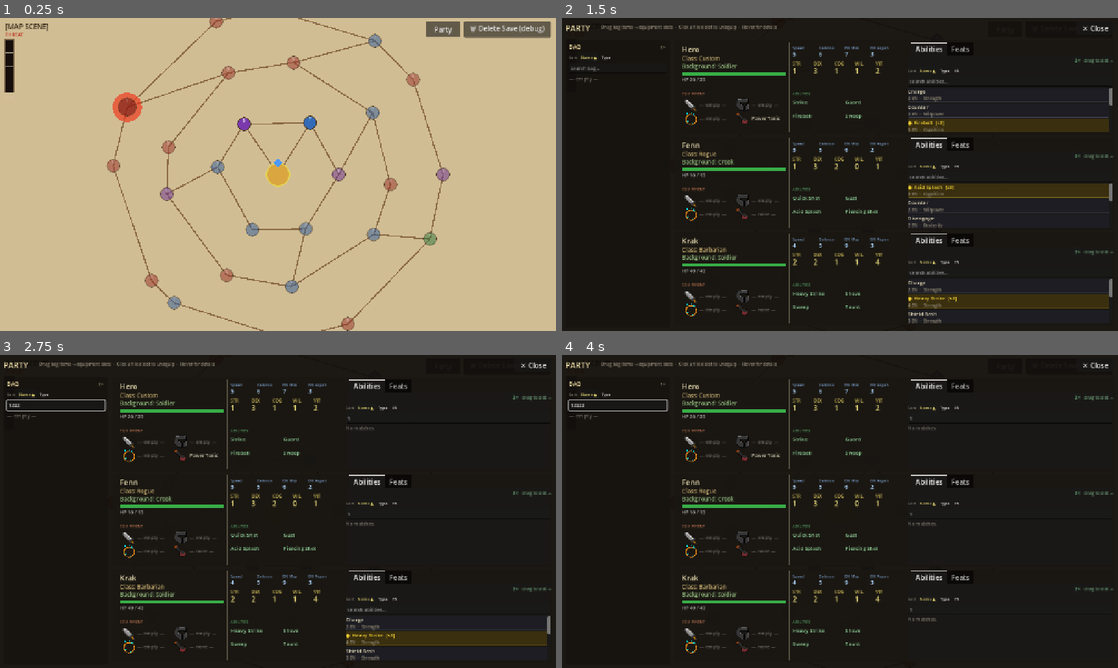
Above: before the commit, frames 1-4 (two rows, left to right).
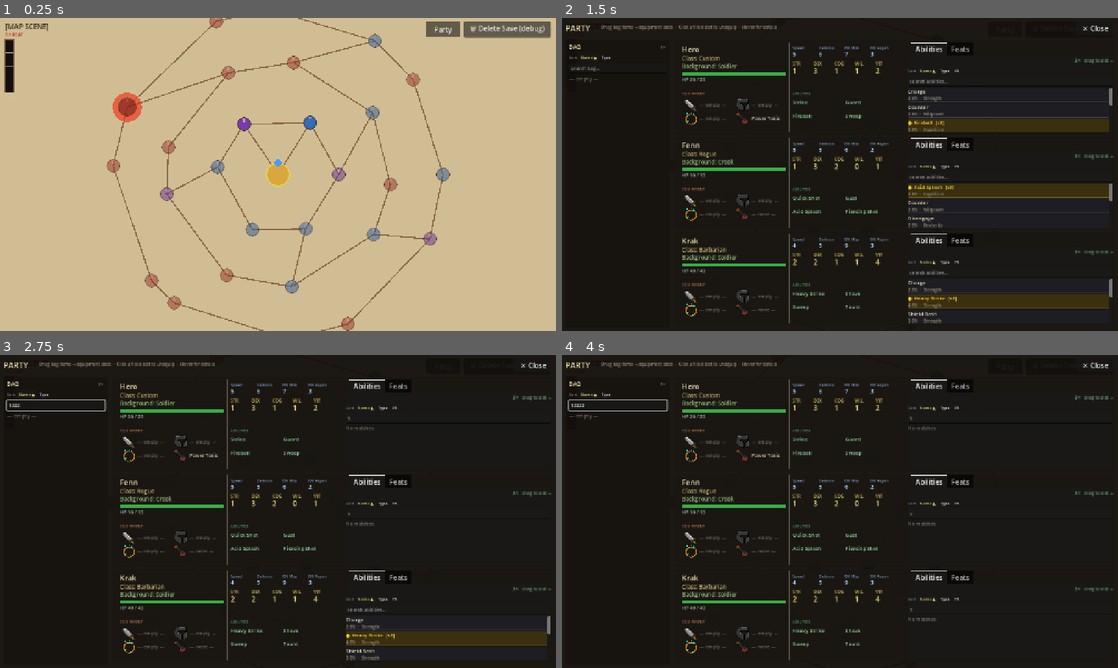
Above: after the commit, the same moments.

Repository: caleb-the-dev/RogueFinder
Game: Godot game, scene res://main.tscn
The game is run twice, just before and just after one commit, with the same random seed, the same clock (stepped at 60 frames per second) and the same inputs.
Inputs (mouse positions are in pixels of both pictures, inside the frame that each line leads up to):
- Up to frame 1 (0.25 s): no input
- Up to frame 2 (1.5 s): click (990, 240) at 0.5 s, where only the run before the commit has a clickable "+"; click "Party" at 1.25 s
- Up to frame 3 (2.75 s): click (55, 405) at 2.02 s; type "12" at 2.1 s; click (450, 417) at 2.25 s; type "12" at 2.33 s; click (450, 514) at 2.48 s; type "12" at 2.57 s
- Up to frame 4 (4 s): click (1012, 608) at 2.77 s; type "12" at 2.85 s; click "2×" at 3.5 s

The runs differ from the first frame. In frame 1, 0.2% of the frame differs, in the area x 30-81%, y 48-93%; in frame 2, less than 0.1%; in frame 3, less than 0.1%; in frame 4, less than 0.1%.

Commit message:
refactor(map): remove RECRUIT node type entirely
Companions are recruited through combat and events — a dedicated map
node is a GMS2 prototype leftover. Outer pool slot replaced with COMBAT
(outer ring is now 1 BOSS + 8 COMBAT + 2 EVENT + 1 VENDOR). Removed
RECRUIT from _color_for_type(), _icon_for_type(), _desc_for_type().
Doc scrubbed in map_scene.md and map.md.

Co-Authored-By: Claude Sonnet 4.6 <noreply@anthropic.com>

Diff:
--- a/rogue-finder/scripts/map/MapManager.gd
+++ b/rogue-finder/scripts/map/MapManager.gd
@@ -195,10 +195,10 @@
 		boss_id = boss_pool[1]
 	GameState.node_types[boss_id] = "BOSS"
 
-	# Remaining 11 outer nodes: COMBAT×7, EVENT×2, VENDOR×1, RECRUIT×1
+	# Remaining 11 outer nodes: COMBAT×8, EVENT×2, VENDOR×1
 	var outer_pool: Array[String] = [
-		"COMBAT","COMBAT","COMBAT","COMBAT","COMBAT","COMBAT","COMBAT",
-		"EVENT","EVENT","VENDOR","RECRUIT",
+		"COMBAT","COMBAT","COMBAT","COMBAT","COMBAT","COMBAT","COMBAT","COMBAT",
+		"EVENT","EVENT","VENDOR",
 	]
 	for i in range(outer_pool.size() - 1, 0, -1):
 		var j := rng.randi_range(0, i)
@@ -510,7 +510,6 @@
 func _color_for_type(t: String) -> Color:
 	match t:
 		"COMBAT":  return Color(0.70, 0.22, 0.18)
-		"RECRUIT": return Color(0.20, 0.55, 0.28)
 		"VENDOR":  return Color(0.48, 0.22, 0.68)
 		"EVENT":   return Color(0.20, 0.42, 0.72)
 		"BOSS":    return Color(0.40, 0.08, 0.08)
@@ -520,7 +519,6 @@
 func _icon_for_type(t: String) -> String:
 	match t:
 		"COMBAT":  return "X"
-		"RECRUIT": return "+"
 		"VENDOR":  return "$"
 		"EVENT":   return "?"
 		"BOSS":    return "!"
@@ -639,7 +637,6 @@
 		"VENDOR":  return "A travelling merchant. Browse wares or pass through."
 		"EVENT":   return "Something stirs here. Approach and find out."
 		"CITY":    return "Badurga, the hub city. The heart of civilization in these parts."
-		"RECRUIT": return "A potential ally waits here. Speak with them or move on."
 		_:         return ""
 
 func _add_hover_tooltip() -> void:
Not shown, changed: docs/map_directories/map.md
Not shown, changed: docs/map_directories/map_scene.md
